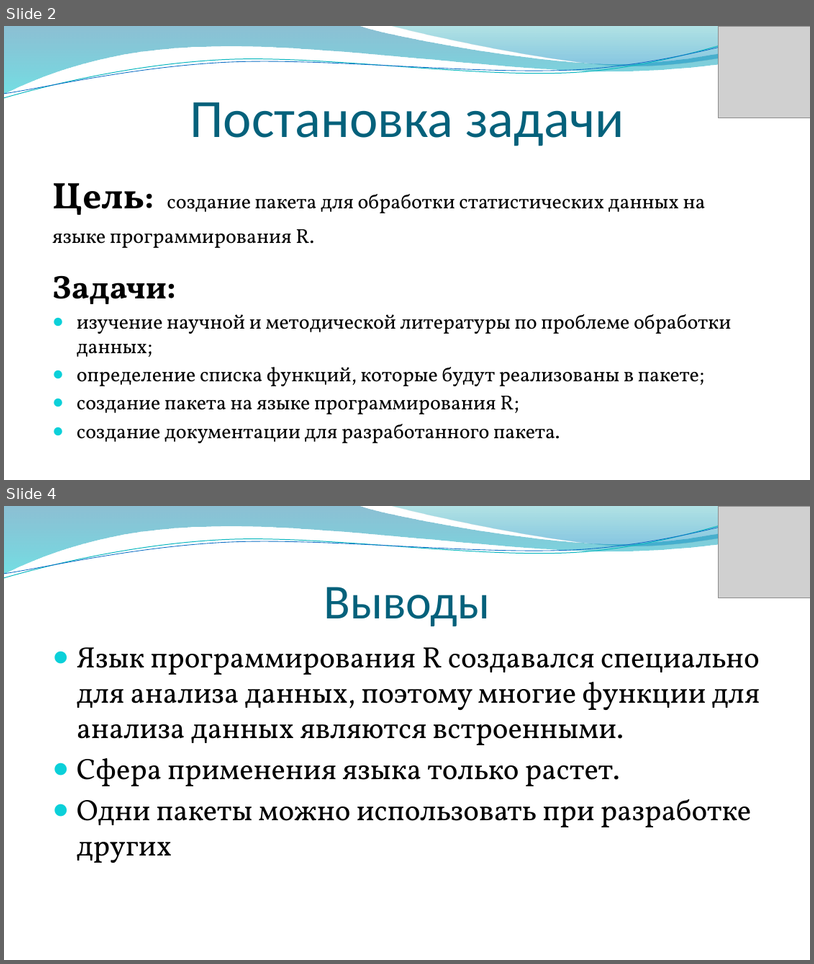
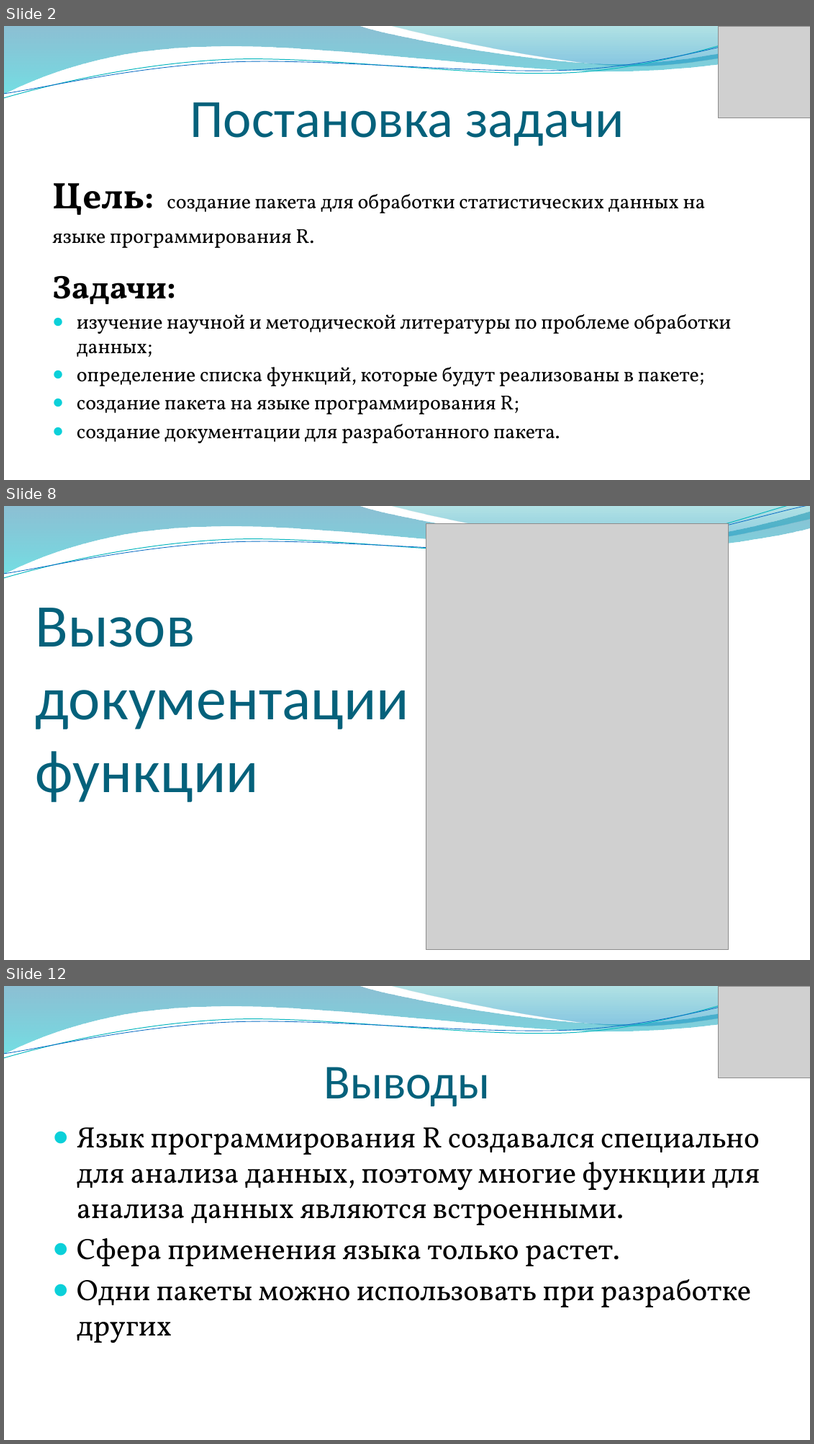
Before and after one commit to Ortem-a/mypackage, a slide deck: Преза_КР.pptx. Shown one above the other, each under a label of ours: slides 2 and 4 before the commit, slides 2, 8 and 12 after it; the slides between them are not shown. The pictures are 814x964 and 814x1444 pixels, drawn with LibreOffice and Linux fonts; fonts in the diff are those of the drawing; grey boxes stand for pictures; background and template pictures are left out. Boxes give left, top, right and bottom in pixels: in the first picture for what was removed or moved away, otherwise in the second. Text is boxed around its words. In the diff, an @@ line names an element or a change of style, - is before the commit and + after.

```diff
--- a/Преза_КР.pptx
+++ b/Преза_КР.pptx
@@ slide 8 added at (4, 506, 810, 960), background picture (left out); not listed: 4 template elements that a slide beside it also shows @@
@@ picture added at (426, 523, 729, 950) @@
@@ title added at (36, 608, 409, 802), 72 pt, text #04617B @@
+Вызов документации функции
@@ what was slide 4 is now slide 12 @@
```
Also in this commit, not shown: 1 slide changed, 8 other slides added, 1 slide removed.
